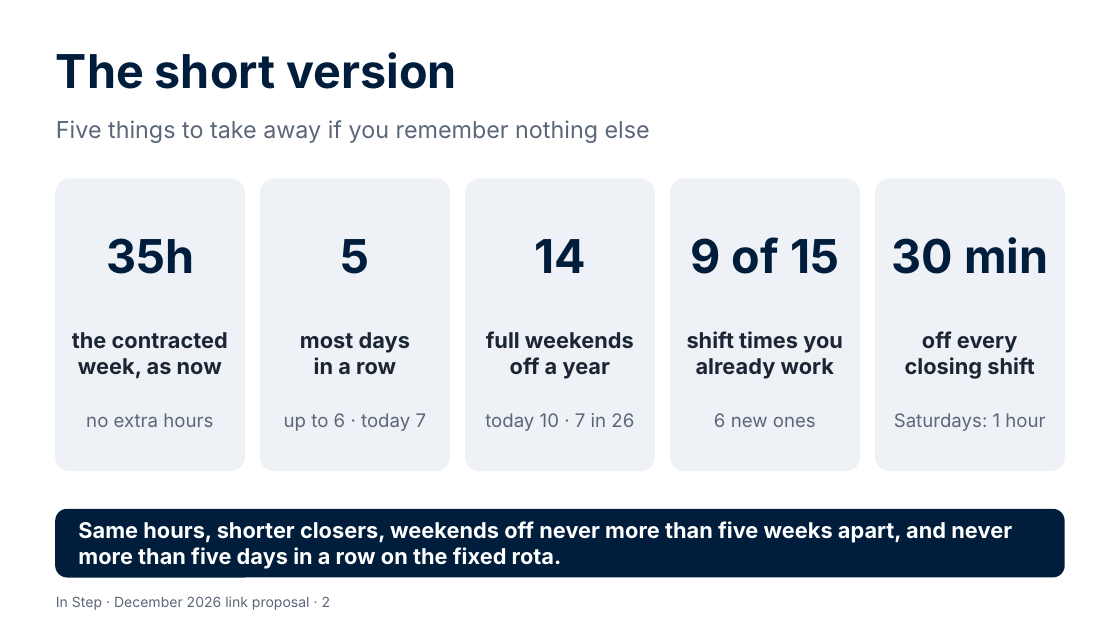
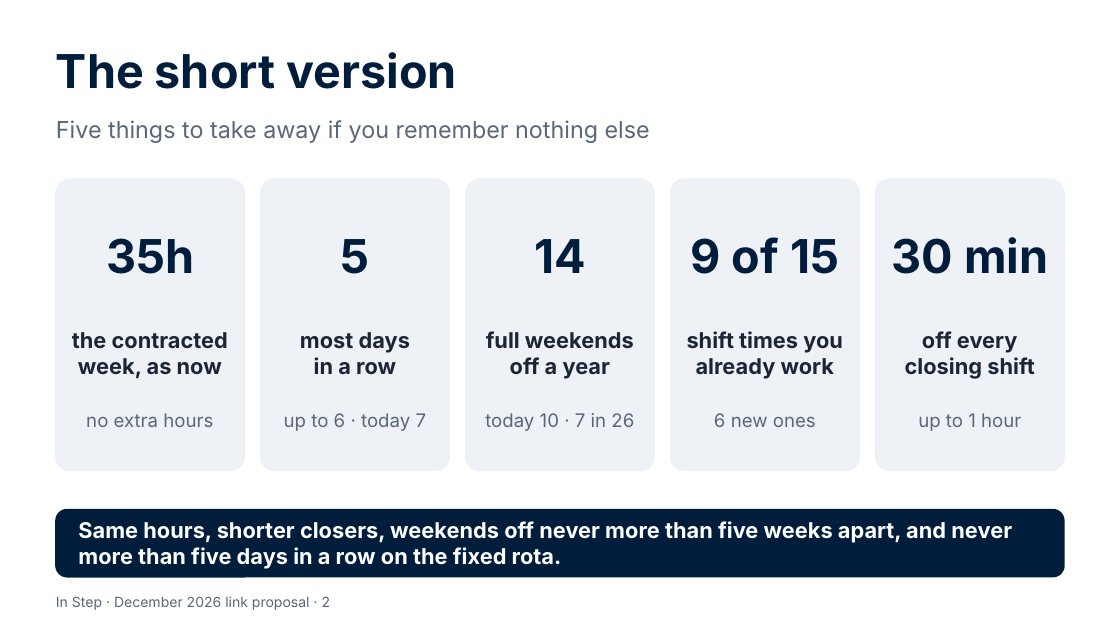
Before and after one commit to Garethdavidmiller/roster-app, a slide deck: slide 2 of docs/links-26/presentations/In-Step-for-colleagues.pptx. Drawn at 1120x630 pixels with LibreOffice and Linux fonts; fonts in the diff are those of the drawing. Boxes give left, top, right and bottom in pixels: in the first picture for what was removed or moved away, otherwise in the second. Text is boxed around its words. In the diff, an @@ line names an element or a change of style, - is before the commit and + after.

```diff
--- a/docs/links-26/presentations/In-Step-for-colleagues.pptx
+++ b/docs/links-26/presentations/In-Step-for-colleagues.pptx
@@ text at (918,413,1021,431): text changed @@
-Saturdays: 1 hour
+up to 1 hour
```
Also in this commit, not shown: 2 other slides changed, 7 other files.
